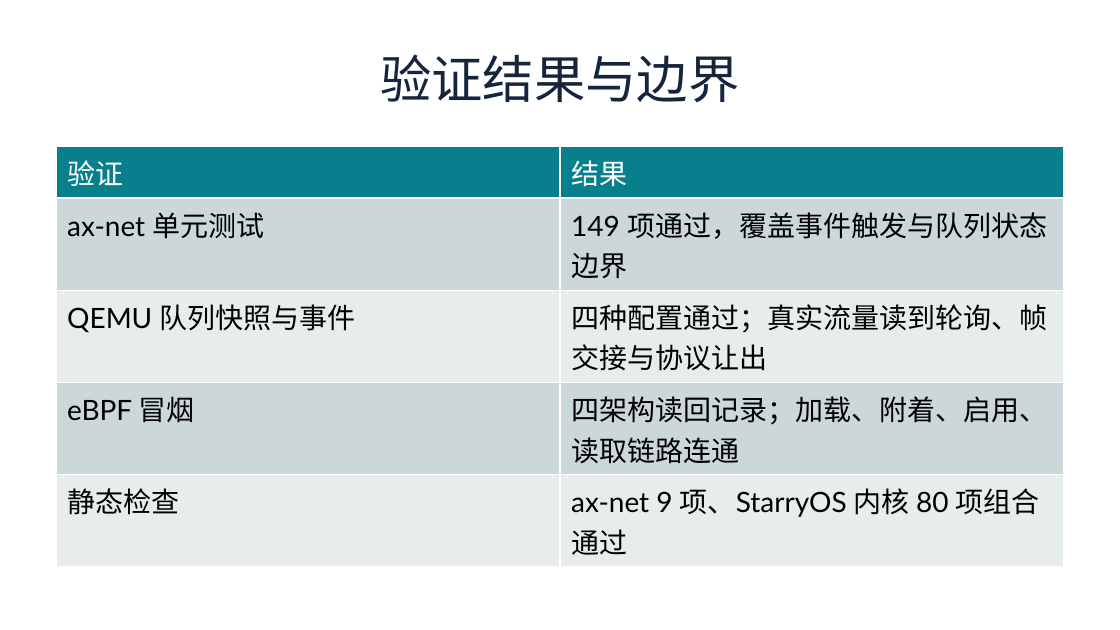
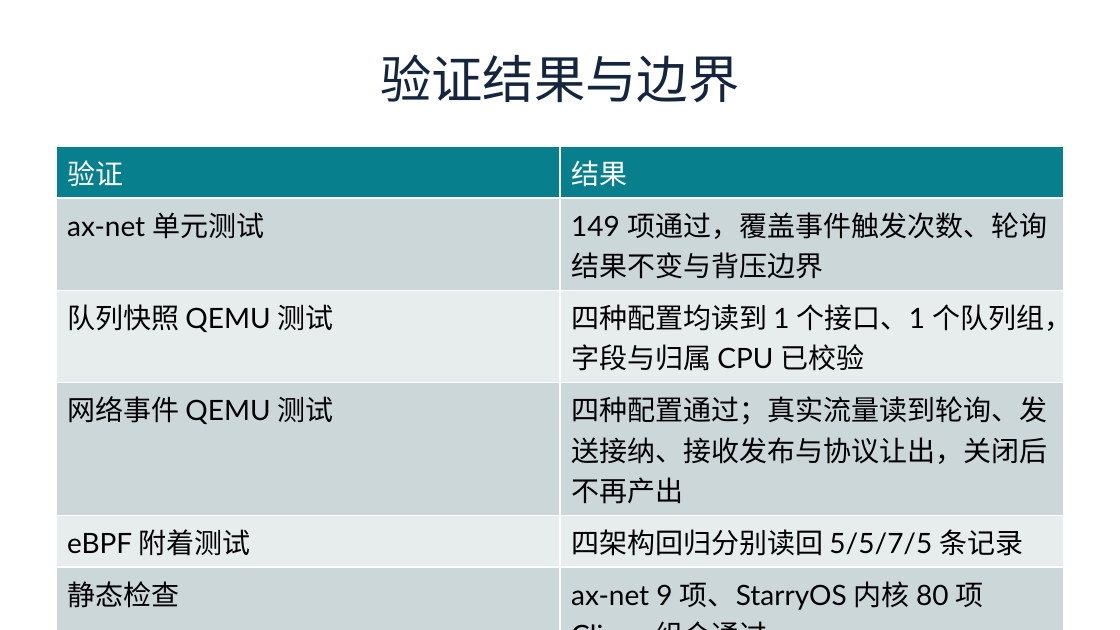
Before and after one commit to Antareske/2026-oscamp-internship-blog, a slide deck: slide 14 of 2026-OSCamp-实习总结汇报.pptx. Drawn at 1120x630 pixels with LibreOffice and Linux fonts; fonts in the diff are those of the drawing. Boxes give left, top, right and bottom in pixels: in the first picture for what was removed or moved away, otherwise in the second. Text is boxed around its words. In the diff, an @@ line names an element or a change of style, - is before the commit and + after.

```diff
--- a/2026-OSCamp-实习总结汇报.pptx
+++ b/2026-OSCamp-实习总结汇报.pptx
@@ table at [56, 147, 1064, 614] @@
-row 2: ax-net 单元测试 | 149 项通过，覆盖事件触发与队列状态边界
-row 3: QEMU 队列快照与事件 | 四种配置通过；真实流量读到轮询、帧交接与协议让出
-row 4: eBPF 冒烟 | 四架构读回记录；加载、附着、启用、读取链路连通
-row 5: 静态检查 | ax-net 9 项、StarryOS 内核 80 项组合通过
+row 2: ax-net 单元测试 | 149 项通过，覆盖事件触发次数、轮询结果不变与背压边界
+row 3: 队列快照 QEMU 测试 | 四种配置均读到 1 个接口、1 个队列组，字段与归属 CPU 已校验
+row 4: 网络事件 QEMU 测试 | 四种配置通过；真实流量读到轮询、发送接纳、接收发布与协议让出，关闭后不再产出
+row 5: eBPF 附着测试 | 四架构回归分别读回 5/5/7/5 条记录
+row 6: 静态检查 | ax-net 9 项、StarryOS 内核 80 项 Clippy 组合通过
```
Also in this commit, not shown: 14 other slides changed.
